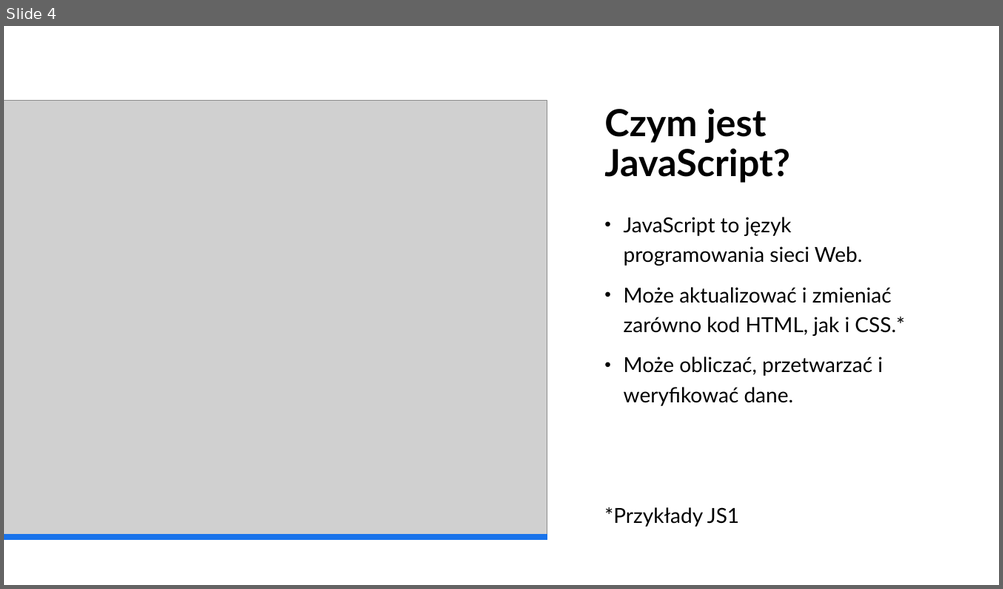
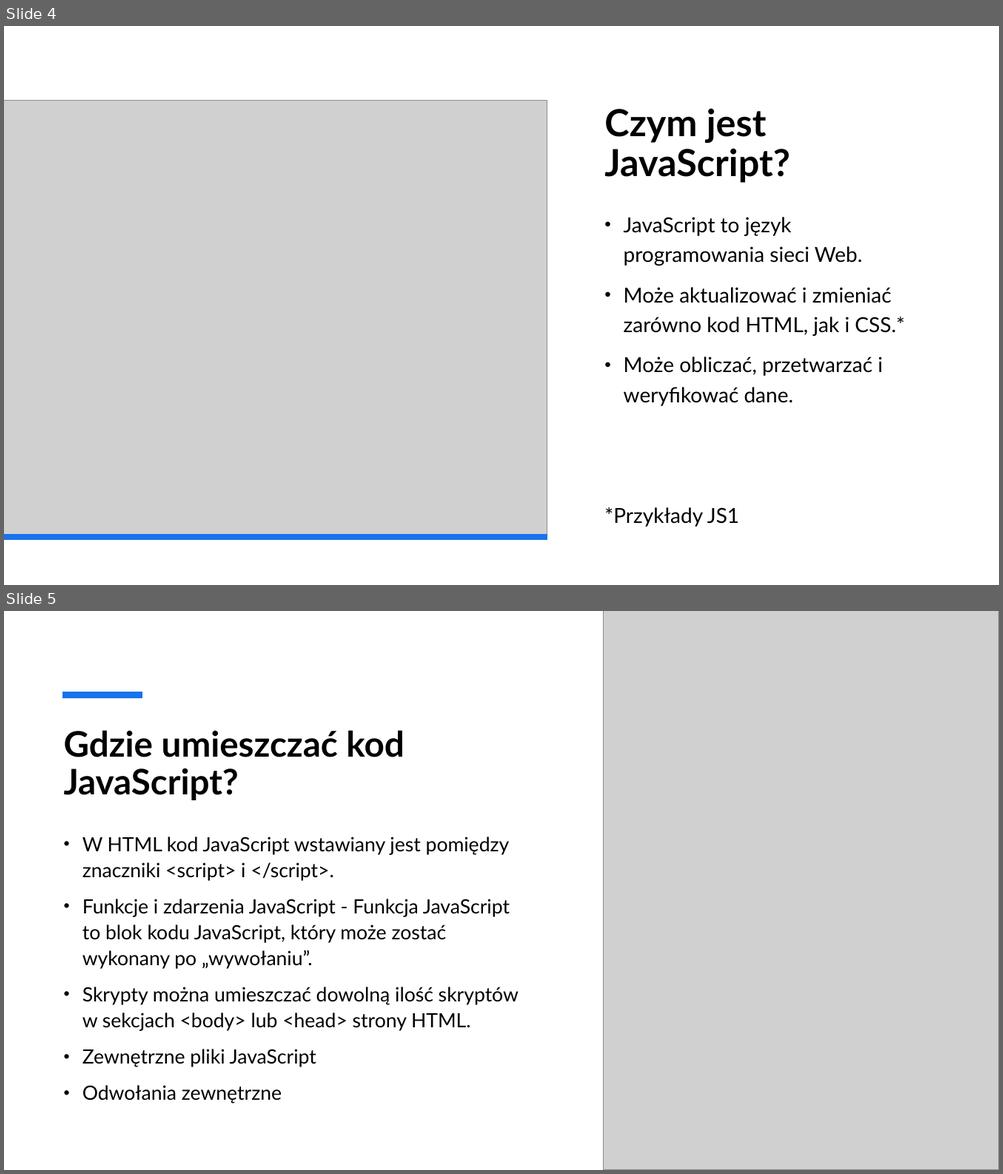
Before and after one commit to Estremo102/Aplikacje-Internetowe, a slide deck: Aplikacje internetowe.pptx. Shown one above the other, each under a label of ours: slide 4 before the commit, slides 4 and 5 after it. The pictures are 1003x589 and 1003x1174 pixels, drawn with LibreOffice and Linux fonts; fonts in the diff are those of the drawing; grey boxes stand for pictures. Boxes give left, top, right and bottom in pixels: in the first picture for what was removed or moved away, otherwise in the second. Text is boxed around its words. In the diff, an @@ line names an element or a change of style, - is before the commit and + after.

```diff
--- a/Aplikacje internetowe.pptx
+++ b/Aplikacje internetowe.pptx
@@ slide 5 added at box(4, 611, 999, 1170), background #FFFFFF @@
@@ picture added at box(603, 611, 999, 1170) @@
@@ line added from (62, 695) to (142, 695), #1973EB 6 pt @@
@@ title added at box(64, 730, 404, 800), 34 pt, text #000000, bold @@
+Gdzie umieszczać kod JavaScript?
@@ text added at box(82, 837, 518, 1104), 19 pt, text #000000 @@
+• W HTML kod JavaScript wstawiany jest pomiędzy znaczniki <script> i </script>.
+• Funkcje i zdarzenia JavaScript - Funkcja JavaScript to blok kodu JavaScript, który może zostać wykonany po „wywołaniu”.
+• Skrypty można umieszczać dowolną ilość skryptów w sekcjach <body> lub <head> strony HTML.
+• Zewnętrzne pliki JavaScript
+• Odwołania zewnętrzne
```
Also in this commit, not shown: 1 other file.
